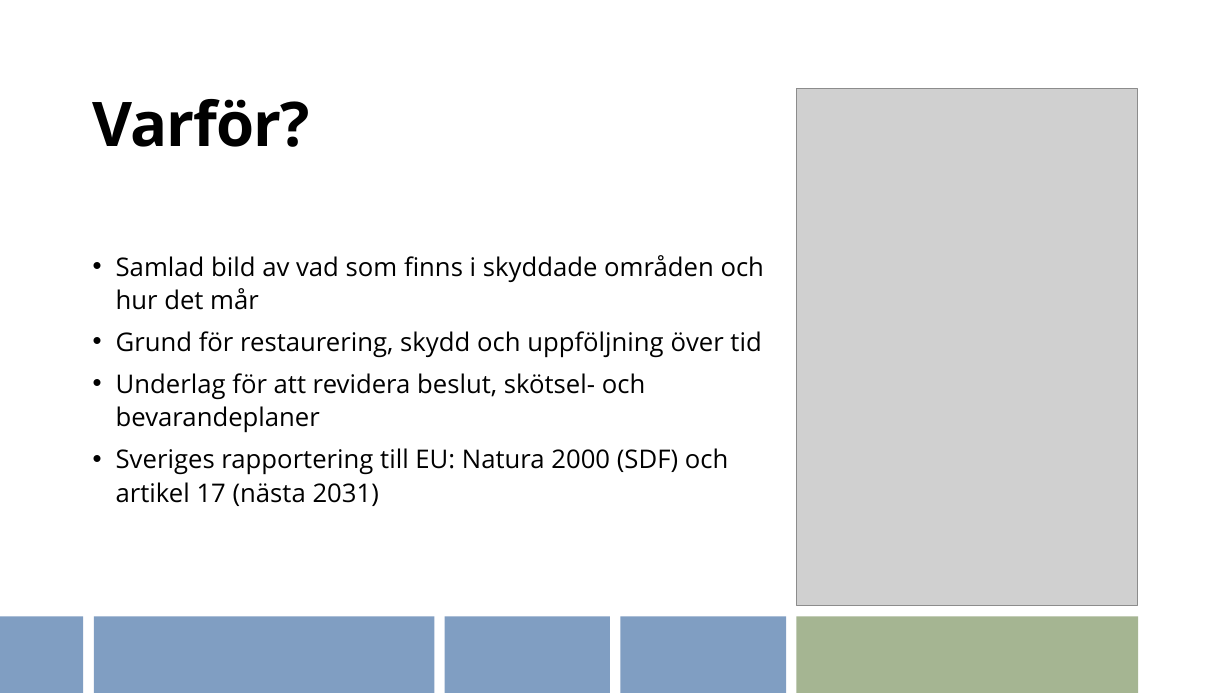
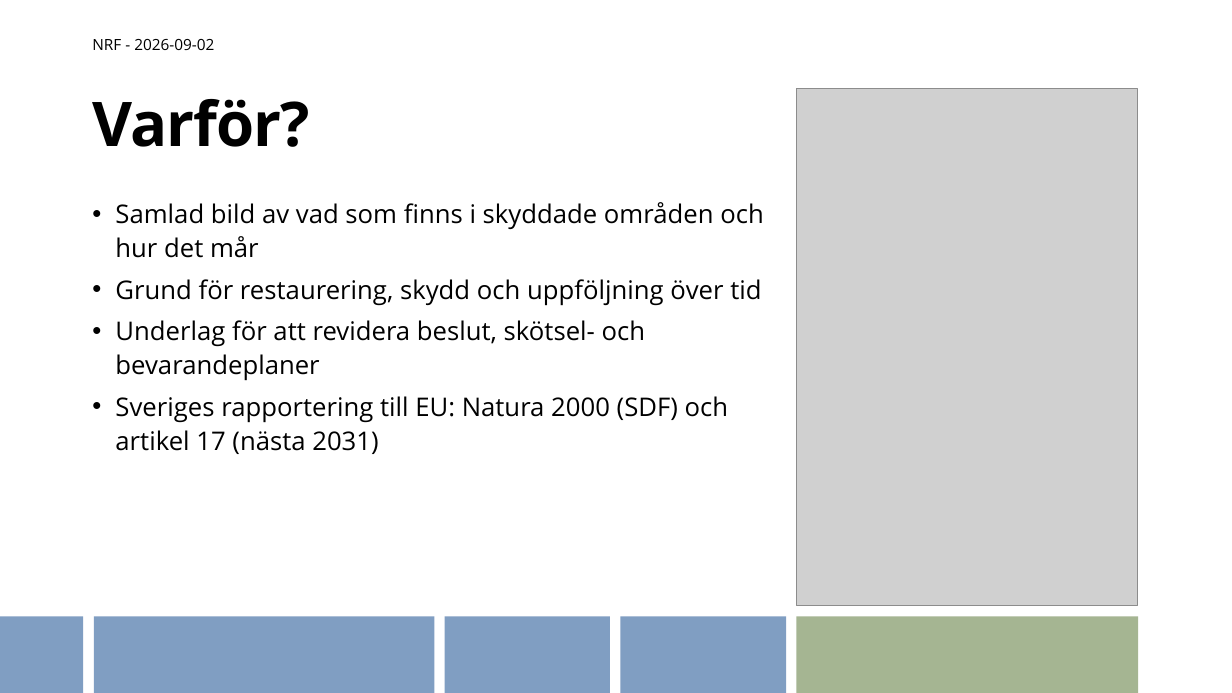
Before and after one commit to ulfboge/lansstyrelsen-nrr, a slide deck: slide 5 of docs/nrf-presentation-v2.pptx. Drawn at 1232x693 pixels with LibreOffice and Linux fonts; fonts in the diff are those of the drawing; grey boxes stand for pictures; background and template pictures are left out. Boxes give left, top, right and bottom in pixels: in the first picture for what was removed or moved away, otherwise in the second. Text is boxed around its words. In the diff, an @@ line names an element or a change of style, - is before the commit and + after.

```diff
--- a/docs/nrf-presentation-v2.pptx
+++ b/docs/nrf-presentation-v2.pptx
@@ text added at [92,39,214,50], 12 pt, text #000000 @@
+NRF - 2026-09-02
@@ text "Samlad bild av vad som ...": place and size @@
-text "Samlad bild av vad som ..." at [116,255,764,506]
+text "Samlad bild av vad som ..." at [115,202,763,454]
```
Also in this commit, not shown: 10 other slides changed.
